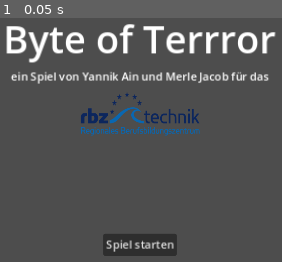
Above: before the commit, frame 1.
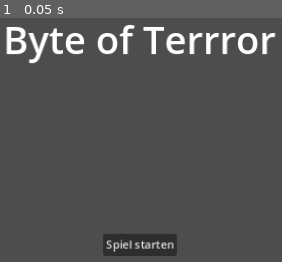
Above: after the commit, the same moment.

Repository: vaporvee/project-thought-experiment
Game: Godot game, scene res://scenes/menus/main_menu.tscn
Two runs of this game, one before a commit and one after it. Both use one fixed random seed, a clock stepped at 60 frames per second and the inputs below.
Inputs:
- Up to frame 1 (0.05 s): no input

The runs differ from the first frame. In frame 1, 5.0% of the frame differs, in the area x 2-98%, y 2-49%.

Commit message:
players can now apply rigidbody push force

Diff:
--- a/project.godot
+++ b/project.godot
@@ -99,7 +99,6 @@
 anti_aliasing/quality/msaa_3d=1
 anti_aliasing/quality/screen_space_aa=1
 anti_aliasing/quality/use_taa=true
-anti_aliasing/quality/use_debanding=true
 occlusion_culling/use_occlusion_culling=true
 environment/defaults/default_environment="res://resources/environment.tres"
 environment/defaults/default_clear_color.release=Color(0, 0, 0, 1)
--- a/scenes/gravity_gun.tscn
+++ b/scenes/gravity_gun.tscn
@@ -81,7 +81,7 @@
 initial_velocity_max = 10.0
 
 [sub_resource type="Curve" id="Curve_xucvk"]
-_data = [Vector2(0.0245902, 0), 0.0, 1.4, 0, 0, Vector2(0.172131, 0), 1.65004, 0.0, 0, 0]
+_data = [Vector2(0.0245902, 0), 0.0, -0.0514974, 0, 0, Vector2(0.766827, 0), 0.00682321, 0.0, 0, 0]
 point_count = 2
 
 [sub_resource type="StandardMaterial3D" id="StandardMaterial3D_endjk"]
@@ -95,7 +95,8 @@
 
 [sub_resource type="RibbonTrailMesh" id="RibbonTrailMesh_fwaab"]
 material = SubResource("StandardMaterial3D_endjk")
-size = 12.0
+size = 18.0
+sections = 8
 section_length = 0.3
 section_segments = 2
 curve = SubResource("Curve_xucvk")
@@ -176,9 +177,9 @@
 size = Vector3(1.17664, 0.301201, 0.299805)
 
 [node name="GravityParticles" type="GPUParticles3D" parent="SubViewportContainer/SubViewport/Node3D/Camera3D/MeshInstance3D"]
-transform = Transform3D(1, -2.79397e-08, 8.70349e-09, 1.9744e-07, 1, 5.83791e-08, -7.93013e-09, -5.67382e-07, 1, 1, 0.1, 0)
+transform = Transform3D(1, -2.79397e-08, 8.70349e-09, 1.9744e-07, 1, 5.83791e-08, -7.93013e-09, -5.67382e-07, 1, 1, 0, 0)
 visible = false
-amount = 20
+amount = 50
 lifetime = 0.1
 visibility_aabb = AABB(0.0726342, 0.335538, 0.399176, 0.593013, 0.887273, 1.34056)
 trail_enabled = true
--- a/scenes/levels/debug.tscn
+++ b/scenes/levels/debug.tscn
@@ -3,7 +3,6 @@
 [ext_resource type="PackedScene" uid="uid://gg5ph541e4p3" path="res://scenes/player.tscn" id="1_2585i"]
 [ext_resource type="PackedScene" uid="uid://ddwkhfly2xyyt" path="res://assets/models/interior.obj" id="1_lphcl"]
 [ext_resource type="Texture2D" uid="uid://bu7e43m8dswwk" path="res://assets/textures/material/tilesslatesquare/tilesslatesquare_col.png" id="2_irc8l"]
-[ext_resource type="PackedScene" uid="uid://b8bvidqu7tmfs" path="res://scenes/objects/interactables/task_terminal.tscn" id="3_30m3x"]
 [ext_resource type="Texture2D" uid="uid://dkggxcnlqd2rb" path="res://assets/textures/material/tilesslatesquare/tilesslatesquare_ao.png" id="3_465hc"]
 [ext_resource type="PackedScene" uid="uid://dqy8bqf1chm8c" path="res://scenes/objects/interactables/button_stand.tscn" id="4_cruoa"]
 [ext_resource type="Texture2D" uid="uid://bsklw2r406fc7" path="res://assets/textures/material/tilesslatesquare/tilesslatesquare_metalness.png" id="4_sn3wt"]
@@ -15,6 +14,7 @@
 [ext_resource type="Texture2D" uid="uid://bs0qseslb0ilu" path="res://assets/textures/material/tiles_white/tiles_white_ambientocclusion.png" id="8_wcubh"]
 [ext_resource type="Texture2D" uid="uid://cpw4myruauqs6" path="res://assets/textures/material/tiles_white/tiles_white_normal.png" id="9_xs8gx"]
 [ext_resource type="Texture2D" uid="uid://uy7vdufb7mhc" path="res://assets/textures/material/tiles_white/tiles_white_roughness.png" id="10_mli04"]
+[ext_resource type="PackedScene" uid="uid://ced2w03t8er5k" path="res://scenes/objects/cube.tscn" id="15_h1ivu"]
 
 [sub_resource type="StandardMaterial3D" id="StandardMaterial3D_dkjw0"]
 albedo_texture = ExtResource("2_irc8l")
@@ -26,11 +26,14 @@
 ao_enabled = true
 ao_texture = ExtResource("3_465hc")
 uv1_scale = Vector3(35, 35, 35)
+uv1_triplanar_sharpness = 0.148651
+uv1_world_triplanar = true
 
 [sub_resource type="StandardMaterial3D" id="StandardMaterial3D_cl8ik"]
 albedo_texture = ExtResource("7_qai4q")
 roughness_texture = ExtResource("10_mli04")
 normal_enabled = true
+normal_scale = 1.5
 normal_texture = ExtResource("9_xs8gx")
 ao_enabled = true
 ao_texture = ExtResource("8_wcubh")
@@ -52,11 +55,11 @@
 [node name="Cube" parent="interior" index="1"]
 surface_material_override/0 = SubResource("StandardMaterial3D_cl8ik")
 
+[node name="StaticBody3D" parent="interior/Cube" index="0"]
+collision_priority = 2000.0
+
 [node name="Player" parent="." instance=ExtResource("1_2585i")]
 transform = Transform3D(1, 0, 0, 0, 1, 0, 0, 0, 1, 0, 1, 5.23956)
-
-[node name="TaskTerminal" parent="." instance=ExtResource("3_30m3x")]
-transform = Transform3D(-4.37114e-08, 0, -1, 0, 1, 0, 1, 0, -4.37114e-08, 0.5, 0.027395, 0)
 
 [node name="ButtonStand" parent="." instance=ExtResource("4_cruoa")]
 transform = Transform3D(1, 0, 0, 0, 1, 0, 0, 0, 1, -2, 0.7, 0)
@@ -64,13 +67,20 @@
 
 [node name="CompletionCounter" parent="." node_paths=PackedStringArray("nodes_needed") instance=ExtResource("5_lo1l3")]
 transform = Transform3D(1, 0, 0, 0, 1, 0, 0, 0, 1, -0.0617981, 3.05379, 6.24098)
-nodes_needed = [NodePath("../ButtonStand"), NodePath("../ButtonStand2")]
+nodes_needed = [NodePath("../ButtonStand"), NodePath("../ButtonStand2"), NodePath("../ButtonStand3")]
 
 [node name="Door" parent="." instance=ExtResource("6_853p2")]
-transform = Transform3D(1, 0, 0, 0, 1, 0, 0, 0, 1, -0.1, 1.425, 6.64)
+transform = Transform3D(1, 0, 0, 0, 1, 0, 0, 0, 1, -0.1, 1.58488, 6.64)
 
 [node name="ButtonStand2" parent="." instance=ExtResource("4_cruoa")]
-transform = Transform3D(1, 0, 0, 0, 1, 0, 0, 0, 1, 3, 0.7, 4)
+transform = Transform3D(1, 0, 0, 0, 1, 0, 0, 0, 1, 1.03802, 0.7, 6)
+
+[node name="ButtonStand3" parent="." instance=ExtResource("4_cruoa")]
+transform = Transform3D(1, 0, 0, 0, 1, 0, 0, 0, 1, 2, 0.7, 2)
+
+[node name="Cube" parent="." instance=ExtResource("15_h1ivu")]
+transform = Transform3D(1, 0, 0, 0, 1, 0, 0, 0, 1, 0, 1, 0)
+collision_priority = 2.0
 
 [connection signal="lock" from="CompletionCounter" to="Door" method="close"]
 [connection signal="unlock" from="CompletionCounter" to="Door" method="open"]
--- a/scenes/menus/main_menu.tscn
+++ b/scenes/menus/main_menu.tscn
@@ -1,7 +1,6 @@
-[gd_scene load_steps=6 format=3 uid="uid://dji1rniuusnmy"]
+[gd_scene load_steps=5 format=3 uid="uid://dji1rniuusnmy"]
 
 [ext_resource type="Script" path="res://scripts/menus/main_menu.gd" id="1_1osxu"]
-[ext_resource type="Texture2D" uid="uid://bt1ywpvnxswet" path="res://assets/textures/branding/logo.png" id="2_ff1yt"]
 
 [sub_resource type="LabelSettings" id="LabelSettings_yh38l"]
 font_size = 55
@@ -41,18 +40,6 @@
 text = "Byte of Terrror"
 label_settings = SubResource("LabelSettings_yh38l")
 
-[node name="Subtitle" type="Label" parent="LogoContainer"]
-layout_mode = 2
-size_flags_horizontal = 4
-text = "ein Spiel von Yannik Ain und Merle Jacob für das"
-
-[node name="TextureRect" type="TextureRect" parent="LogoContainer"]
-custom_minimum_size = Vector2(180, 70)
-layout_mode = 2
-size_flags_horizontal = 4
-texture = ExtResource("2_ff1yt")
-expand_mode = 1
-
 [node name="StartGame" type="Button" parent="."]
 layout_mode = 1
 anchors_preset = 7
--- a/scenes/objects/cube.tscn
+++ b/scenes/objects/cube.tscn
@@ -1,13 +1,13 @@
 [gd_scene load_steps=3 format=3 uid="uid://ced2w03t8er5k"]
 
-[sub_resource type="BoxShape3D" id="BoxShape3D_x5eli"]
+[sub_resource type="BoxShape3D" id="BoxShape3D_flqji"]
 
 [sub_resource type="BoxMesh" id="BoxMesh_evnha"]
 
-[node name="Cube" type="RigidBody3D"]
+[node name="Cube" type="RigidBody3D" groups=["pushables"]]
 
 [node name="CollisionShape3D" type="CollisionShape3D" parent="."]
-shape = SubResource("BoxShape3D_x5eli")
+shape = SubResource("BoxShape3D_flqji")
 
 [node name="MeshInstance3D" type="MeshInstance3D" parent="."]
 mesh = SubResource("BoxMesh_evnha")
--- a/scenes/player.tscn
+++ b/scenes/player.tscn
@@ -38,4 +38,15 @@
 mesh = SubResource("QuadMesh_dicpk")
 script = ExtResource("2_jg7te")
 
+[node name="SpringArm3D" type="SpringArm3D" parent="Camera3D"]
+transform = Transform3D(-1, 0, -8.74228e-08, 0, 1, 0, 8.74228e-08, 0, -1, 0, 0, 0)
+spring_length = 10.0
+
+[node name="GravityGunGoal" type="Node3D" parent="Camera3D/SpringArm3D"]
+transform = Transform3D(-1, 0, 8.74228e-08, 0, 1, 0, -8.74228e-08, 0, -1, -8.69771e-07, 0, 9.94902)
+
+[node name="RayCast3D" type="RayCast3D" parent="Camera3D"]
+target_position = Vector3(0, 0, -10)
+debug_shape_custom_color = Color(0, 0, 0, 0)
+
 [node name="GravityGun" parent="." instance=ExtResource("2_ahuce")]
--- a/scripts/player.gd
+++ b/scripts/player.gd
@@ -11,6 +11,9 @@
 @onready var gun_cam: Camera3D = $GravityGun/SubViewportContainer/SubViewport/Node3D/Camera3D
 
 var camera_senitivity: float = 0.5
+
+@onready var gravity_gun_goal: Node3D = $Camera3D/SpringArm3D/GravityGunGoal
+@onready var raycast: RayCast3D = $Camera3D/RayCast3D
 
 func _ready() -> void:
 	capture()
@@ -37,6 +40,13 @@
 
 	move_and_slide()
 
+	# Pushing other objects
+	for col_idx in get_slide_collision_count():
+		var col := get_slide_collision(col_idx)
+		if col.get_collider() is RigidBody3D:
+			col.get_collider().apply_central_impulse(-col.get_normal() * 0.3)
+			col.get_collider().apply_impulse(-col.get_normal() * 0.01, col.get_position())
+
 func _input(event: InputEvent) -> void:
 	if event is InputEventMouseMotion && Input.mouse_mode == Input.MOUSE_MODE_CAPTURED:
 		rotate_y(-event.relative.x * camera_senitivity * 0.0025)
